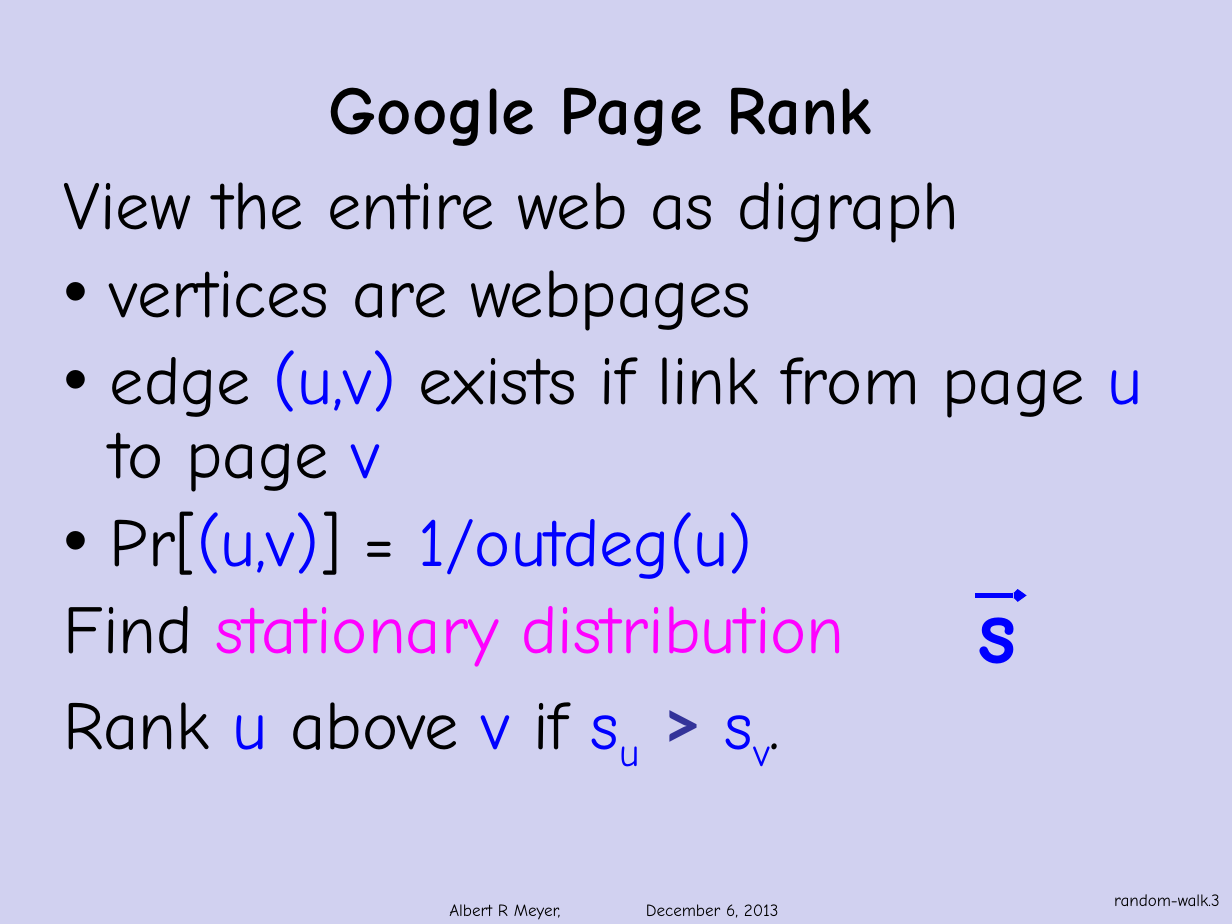
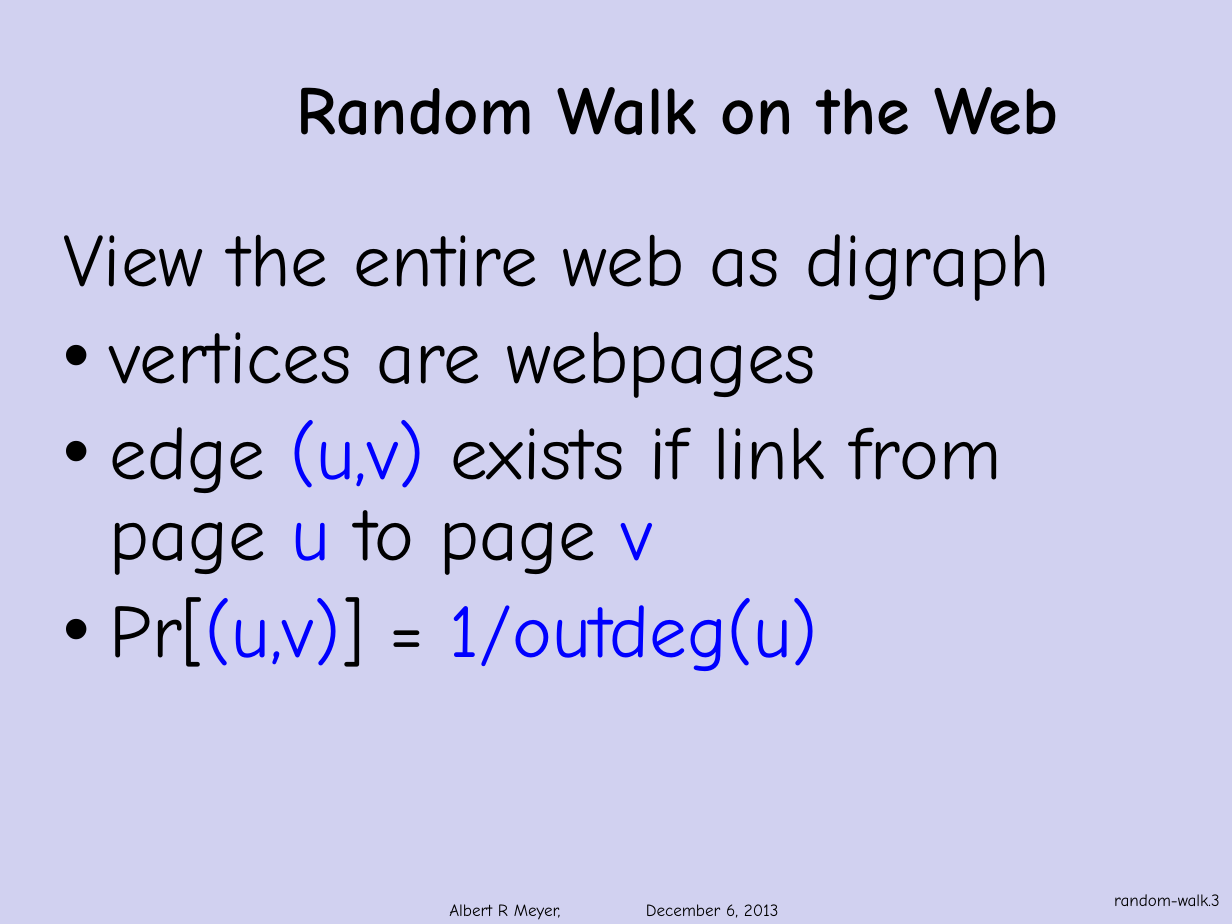
Before and after one commit to armeyer/mcs_web, a slide deck: slide 3 of fall13/slidesF13/page-rank.pptx. Drawn at 1232x924 pixels with LibreOffice and Linux fonts; fonts in the diff are those of the drawing; background and template pictures are left out. Boxes give left, top, right and bottom in pixels: in the first picture for what was removed or moved away, otherwise in the second. Text is boxed around its words. In the diff, an @@ line names an element or a change of style, - is before the commit and + after.

Commit message:
edit random-walks page-rank.pptx

```diff
--- a/fall13/slidesF13/page-rank.pptx
+++ b/fall13/slidesF13/page-rank.pptx
@@ title at [296,87,1058,135]: text changed @@
-Google Page Rank
+Random Walk on the Web
@@ text "View the entire web as ...": place and size @@
-text "View the entire web as ..." at [64,182,1142,750]
+text "View the entire web as ..." at [64,234,1050,671]
@@ text "View the entire web as ..." at [64,234,1050,671]: size 40 to 44 pt @@
@@ arrow removed from (976, 595) to (1026, 595) @@
@@ text removed at [977,591,1016,664] @@
-s
@@ text at [64,606,845,750]: paragraphs removed @@
-Find stationary distribution
-Rank u above v if su > sv.
```
Also in this commit, not shown: 4 other slides changed, 3 slides added, 1 other file.
